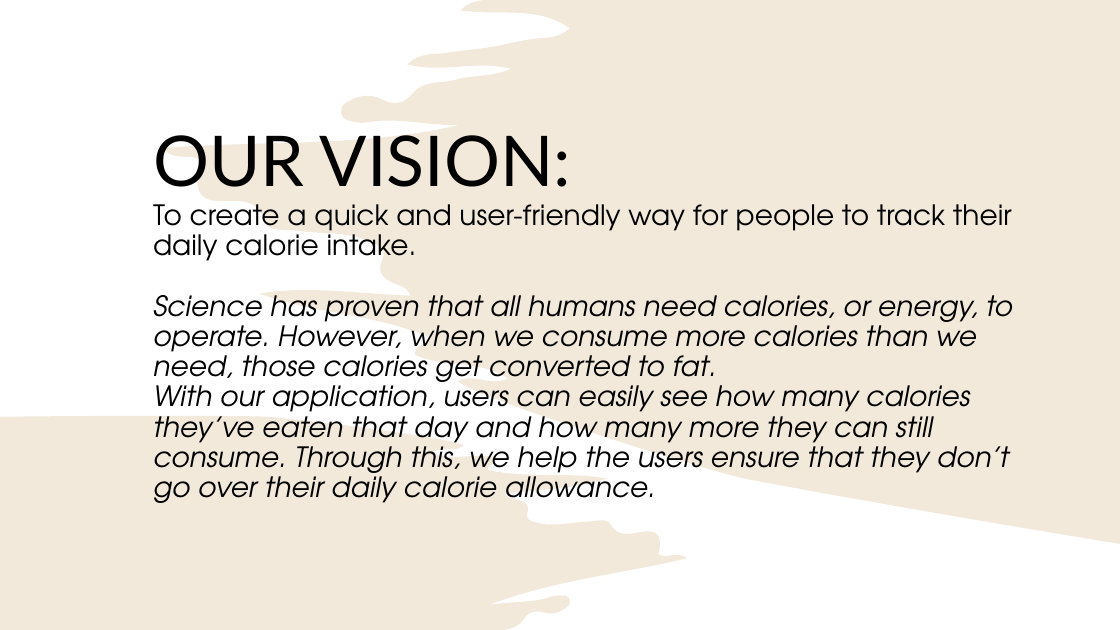
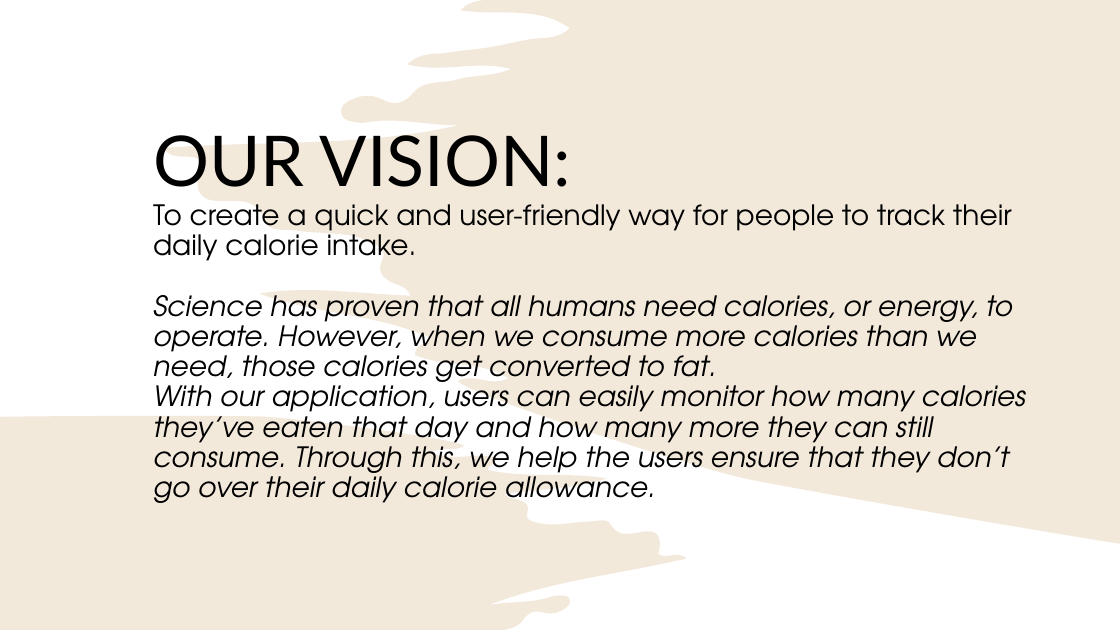
Before and after one commit to alizapeikes/CalorieCounter, a slide deck: slide 2 of About Calorie Counter.pptx. Drawn at 1120x630 pixels with LibreOffice and Linux fonts; fonts in the diff are those of the drawing. Boxes give left, top, right and bottom in pixels: in the first picture for what was removed or moved away, otherwise in the second. Text is boxed around its words. In the diff, an @@ line names an element or a change of style, - is before the commit and + after.

Commit message:
Powerpoint completed

```diff
--- a/About Calorie Counter.pptx
+++ b/About Calorie Counter.pptx
@@ title at (x1=153, y1=135, x2=1025, y2=503): text changed @@
-OUR VISION:
-To create a quick and user-friendly way for people to track their daily calorie intake.
-Science has proven that all humans need calories, or energy, to operate. However, when we consume more calories than we need, those calories get converted to fat.
-With our application, users can easily see how many calories they’ve eaten that day and how many more they can still consume. Through this, we help the users ensure that they don’t go over their daily calorie allowance.
+OUR VISION:
+To create a quick and user-friendly way for people to track their daily calorie intake.
+Science has proven that all humans need calories, or energy, to operate. However, when we consume more calories than we need, those calories get converted to fat.
+With our application, users can easily monitor how many calories they’ve eaten that day and how many more they can still consume. Through this, we help the users ensure that they don’t go over their daily calorie allowance.
```
Also in this commit, not shown: 2 other slides changed, 5 slides added, 3 slides removed.
